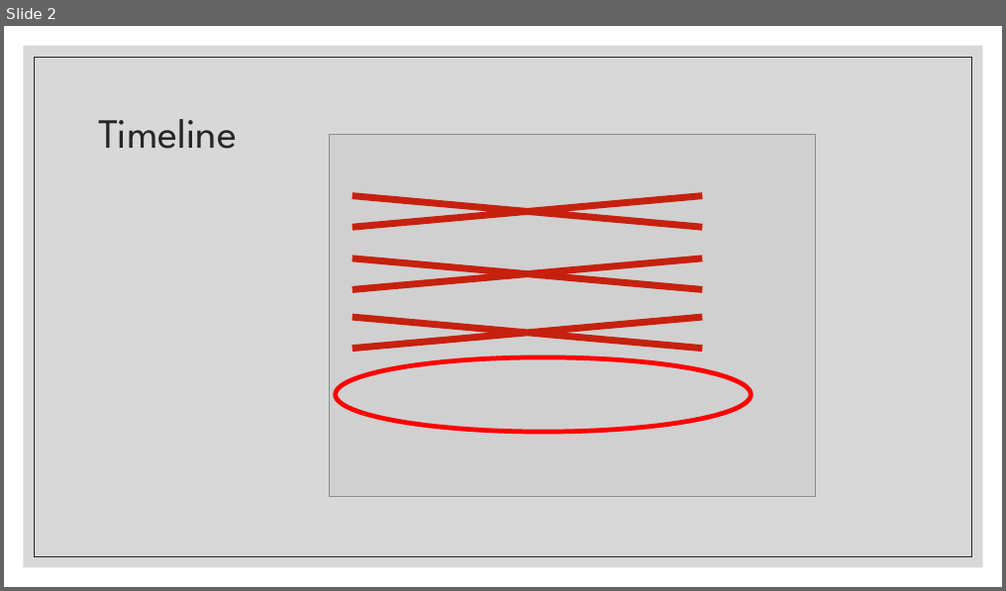
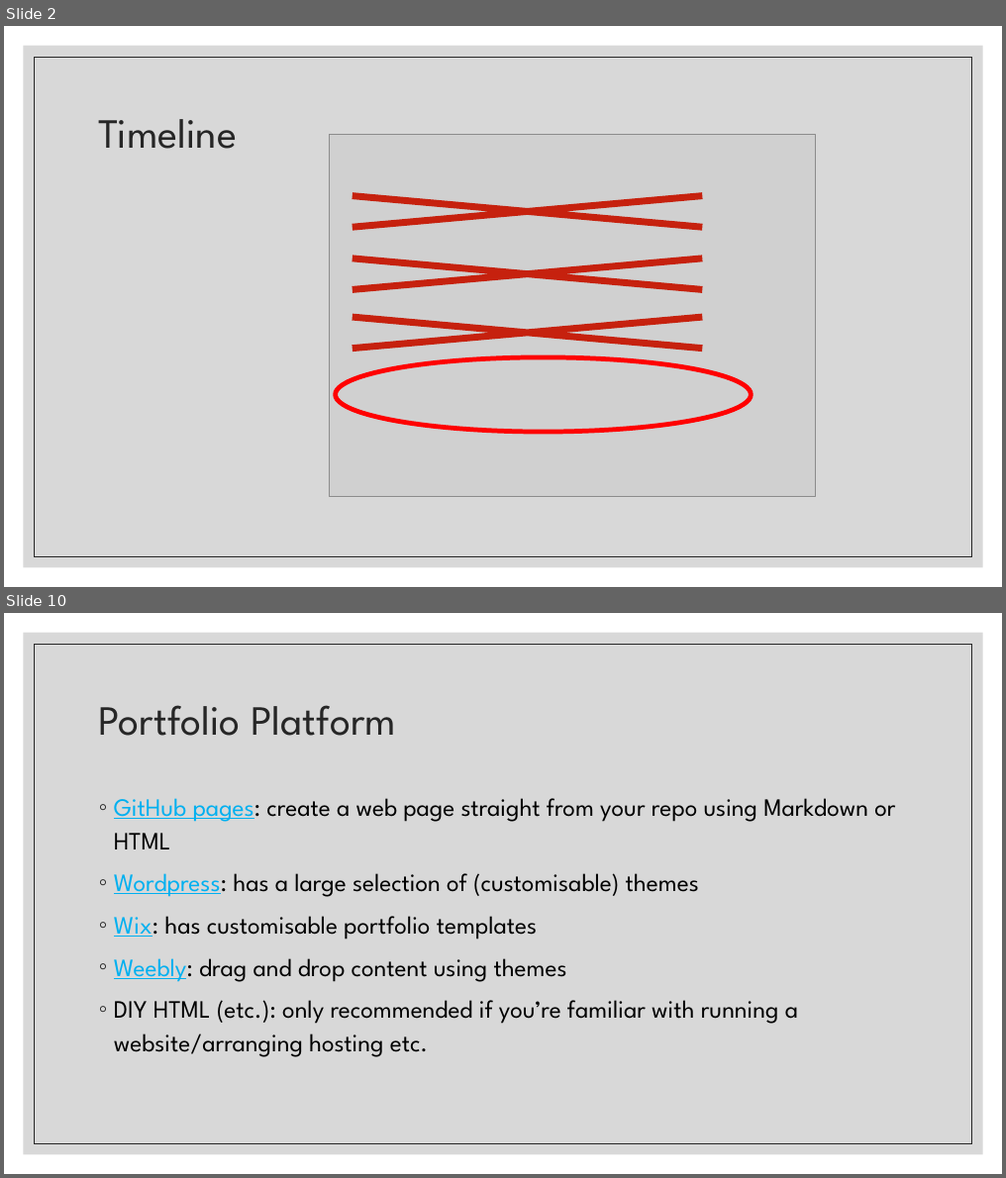
Before and after one commit to Falmouth-Games-Academy/COMP2x0-workshop-slides, a slide deck: COMP2x0-portfolio-workshop-07.pptx. Shown one above the other, each under a label of ours: slide 2 before the commit, slides 2 and 10 after it; the slides between them are not shown. The pictures are 1006x591 and 1006x1178 pixels, drawn with LibreOffice and Linux fonts; fonts in the diff are those of the drawing; grey boxes stand for pictures. Boxes give left, top, right and bottom in pixels: in the first picture for what was removed or moved away, otherwise in the second. Text is boxed around its words. In the diff, an @@ line names an element or a change of style, - is before the commit and + after.

```diff
--- a/COMP2x0-portfolio-workshop-07.pptx
+++ b/COMP2x0-portfolio-workshop-07.pptx
@@ slide 10 added at (4,613,1002,1174), background #FFFFFF; not listed: 2 template elements that a slide beside it also shows @@
@@ title added at (99,705,396,736), 40 pt, text #262626 @@
+Portfolio Platform
@@ text added at (114,798,895,1058), 24 pt, text #000000 @@
+◦ GitHub pages: create a web page straight from your repo using Markdown or HTML
+◦ Wordpress: has a large selection of (customisable) themes
+◦ Wix: has customisable portfolio templates
+◦ Weebly: drag and drop content using themes
+◦ DIY HTML (etc.): only recommended if you’re familiar with running a website/arranging hosting etc.
```
Also in this commit, not shown: 1 slide changed, 8 other slides added, 9 slides removed, 1 other file.
